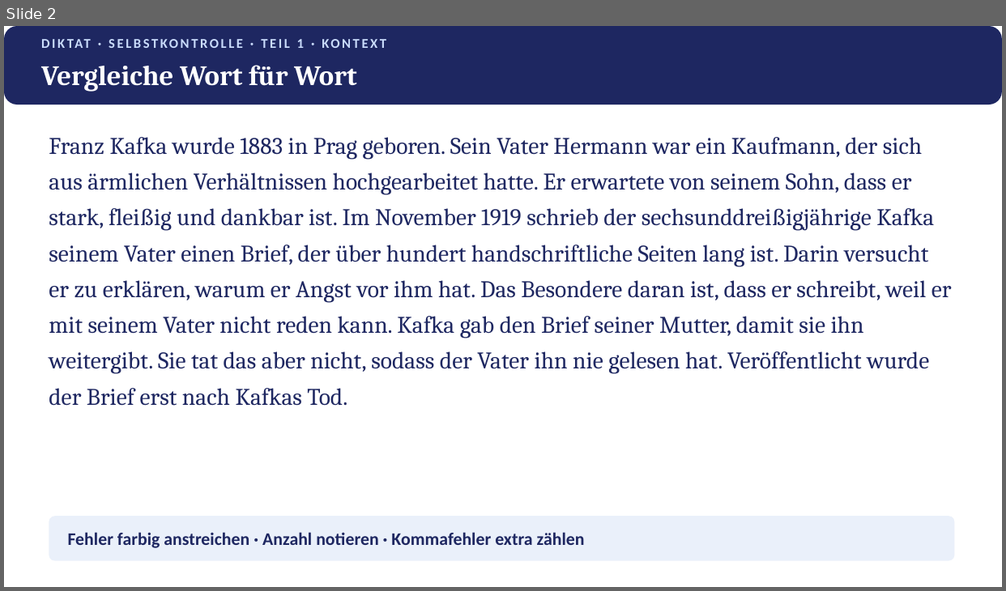
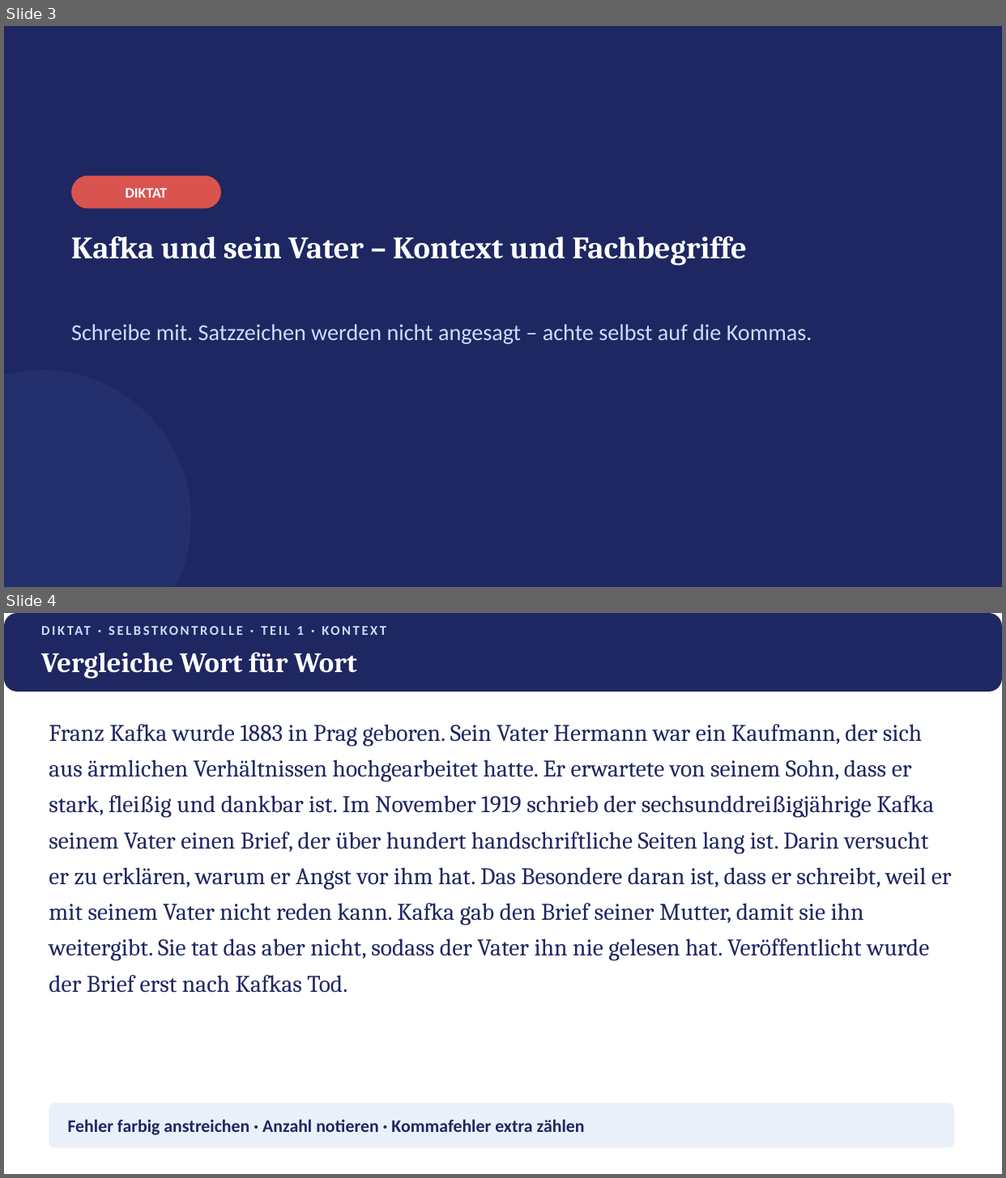
Before and after one commit to golzkonstantin-gif/Schule, a slide deck: Deutsch_11/Kafka_Brief_an_den_Vater/Praesentation_Kafka_Brief_an_den_Vater.pptx. Shown one above the other, each under a label of ours: slide 2 before the commit, slides 3 and 4 after it. The pictures are 1006x591 and 1006x1178 pixels, drawn with LibreOffice and Linux fonts; fonts in the diff are those of the drawing. Boxes give left, top, right and bottom in pixels: in the first picture for what was removed or moved away, otherwise in the second. Text is boxed around its words. In the diff, an @@ line names an element or a change of style, - is before the commit and + after.

```diff
--- a/Deutsch_11/Kafka_Brief_an_den_Vater/Praesentation_Kafka_Brief_an_den_Vater.pptx
+++ b/Deutsch_11/Kafka_Brief_an_den_Vater/Praesentation_Kafka_Brief_an_den_Vater.pptx
@@ slide 3 added at <box>4,26,1002,587</box>, background #1E2761 @@
@@ rounded rectangle added at <box>71,176,221,209</box>, fill #D9534F @@
@@ text added at <box>126,188,168,198</box>, 14 pt, text #FFFFFF, bold @@
+DIKTAT
@@ text added at <box>71,236,747,266</box>, 30 pt, text #FFFFFF, bold @@
+Kafka und sein Vater – Kontext und Fachbegriffe
@@ text added at <box>71,324,812,344</box>, 22 pt, text #CADCFC @@
+Schreibe mit. Satzzeichen werden nicht angesagt – achte selbst auf die Kommas.
@@ ellipse added at <box>4,370,191,587</box>, fill #24306E @@
@@ what was slide 2 is now slide 4 @@
```
Also in this commit, not shown: 1 slide changed, 1 other slide added, 10 other files.
